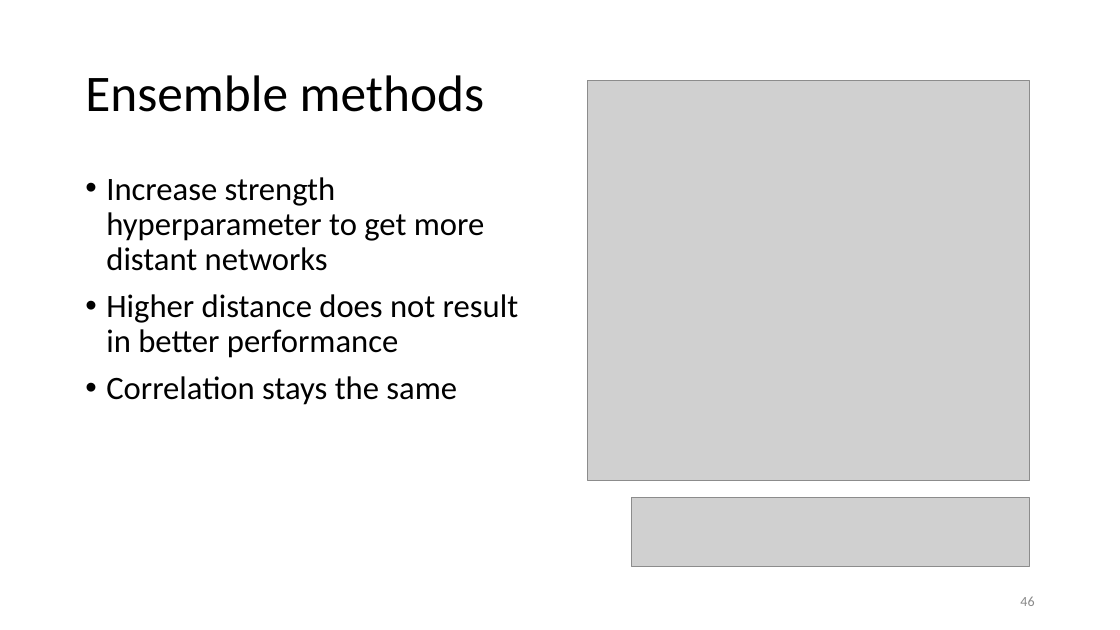
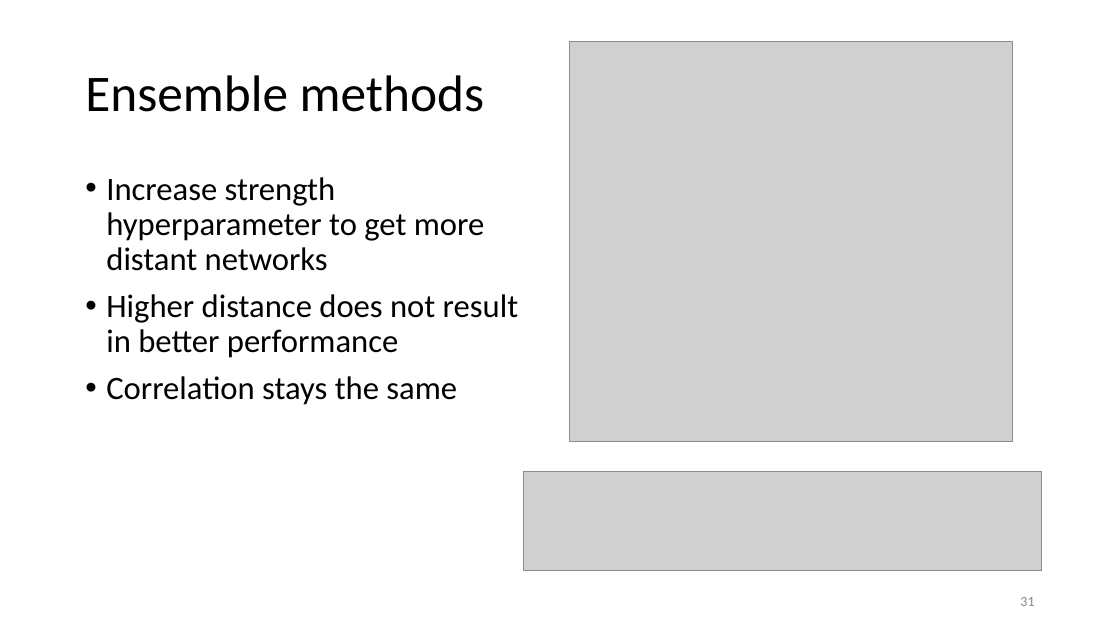
Before and after one commit to philippvb/Bachelorarbeit, a slide deck: slide 31 of presentation/Bachelorthesis_Presentation_final.odp (slide 46 before the commit). Drawn at 1120x630 pixels with LibreOffice and Linux fonts; fonts in the diff are those of the drawing; grey boxes stand for pictures. Boxes give left, top, right and bottom in pixels: in the first picture for what was removed or moved away, otherwise in the second. Text is boxed around its words. In the diff, an @@ line names an element or a change of style, - is before the commit and + after.

```diff
--- a/presentation/Bachelorthesis_Presentation_final.odp
+++ b/presentation/Bachelorthesis_Presentation_final.odp
@@ picture moved from (x1=587, y1=81, x2=1030, y2=481) to (x1=570, y1=41, x2=1012, y2=441) @@
@@ picture resized from (x1=631, y1=498, x2=1029, y2=567) to (x1=523, y1=471, x2=1042, y2=571) @@
@@ page number at (x1=1020, y1=597, x2=1034, y2=606): text changed @@
-46
+31
```
Also in this commit, not shown: 13 other slides changed, 1 slide added, 2 slides removed, 12 other files.
